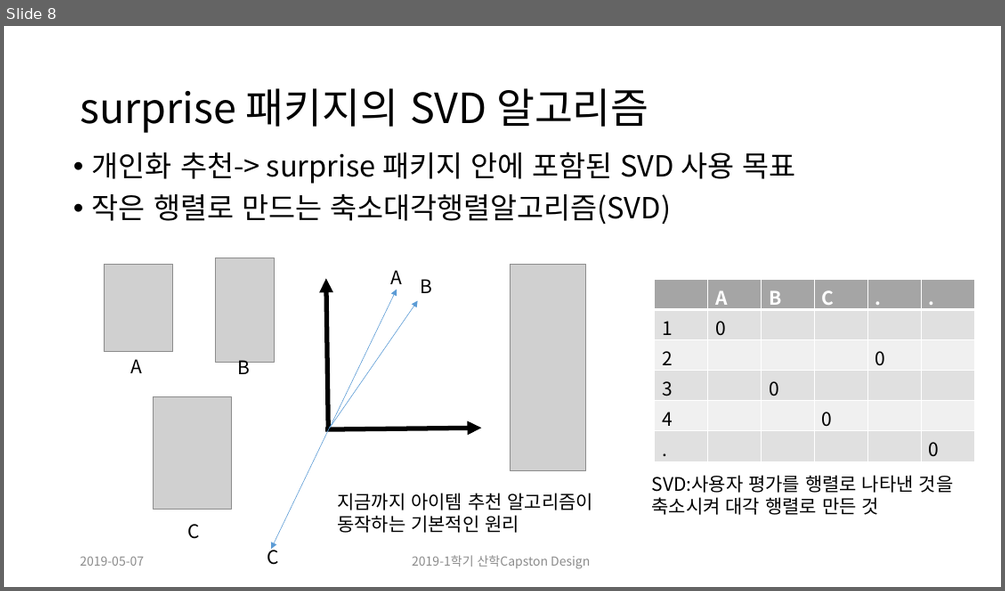
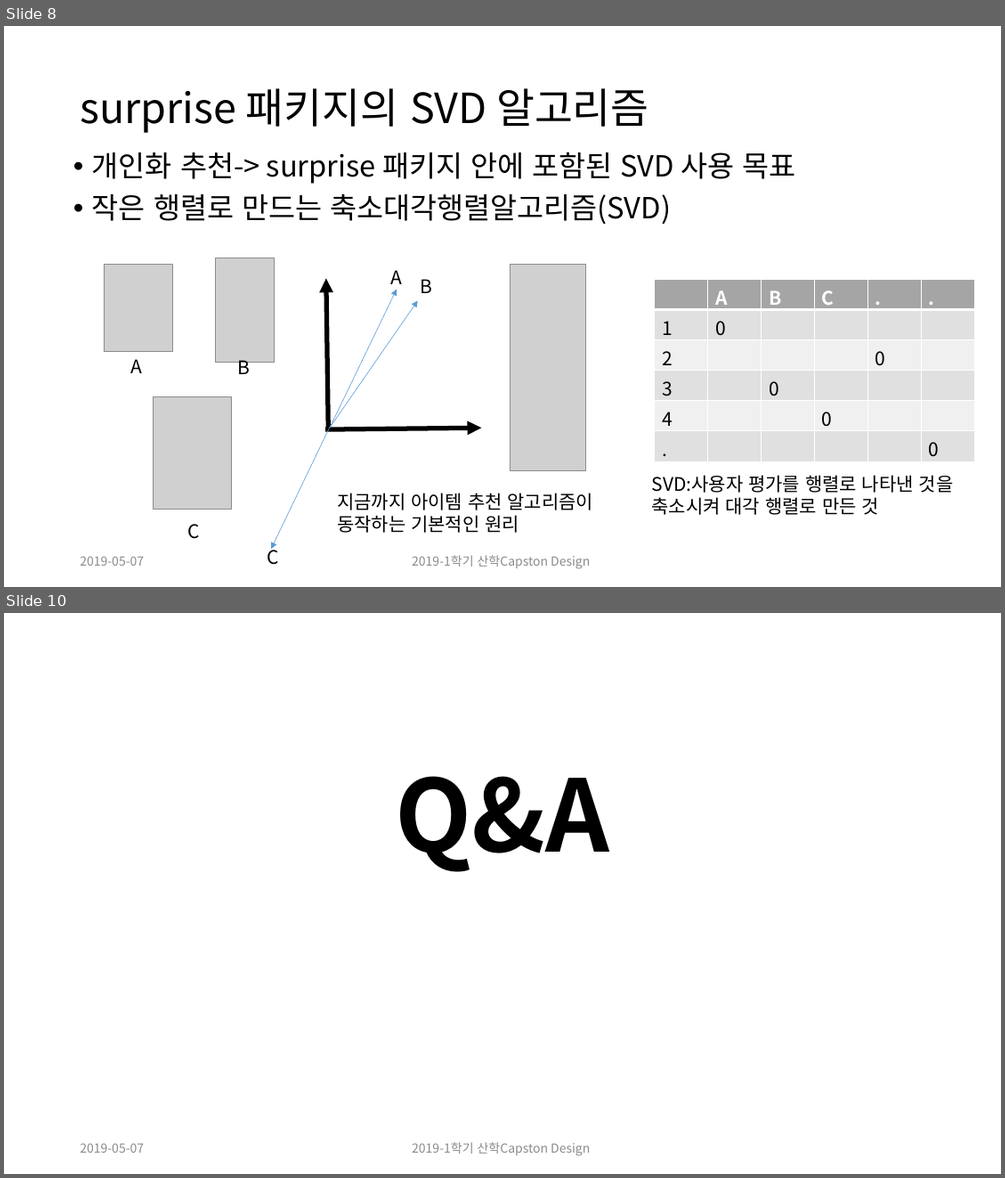
Before and after one commit to CheonSeounghyun/Coordination-Recommend, a slide deck: doc/9주차 ppt.pptx. Shown one above the other, each under a label of ours: slide 8 before the commit, slides 8 and 10 after it; the slides between them are not shown. The pictures are 1005x591 and 1005x1178 pixels, drawn with LibreOffice and Linux fonts; fonts in the diff are those of the drawing; grey boxes stand for pictures. Boxes give left, top, right and bottom in pixels: in the first picture for what was removed or moved away, otherwise in the second. Text is boxed around its words. In the diff, an @@ line names an element or a change of style, - is before the commit and + after.

```diff
--- a/doc/9주차 ppt.pptx
+++ b/doc/9주차 ppt.pptx
@@ slide 10 added at (x1=4, y1=613, x2=1001, y2=1174), background #FFFFFF @@
@@ text added at (x1=396, y1=776, x2=610, y2=872), 96 pt, text #000000, bold @@
+Q&A
@@ text added at (x1=80, y1=1143, x2=144, y2=1152), 12 pt, text #8C8C8C @@
+2019-05-07
@@ text added at (x1=412, y1=1142, x2=590, y2=1156), 12 pt, text #8C8C8C @@
+2019-1학기 산학Capston Design
```
Also in this commit, not shown: 4 slides changed.
